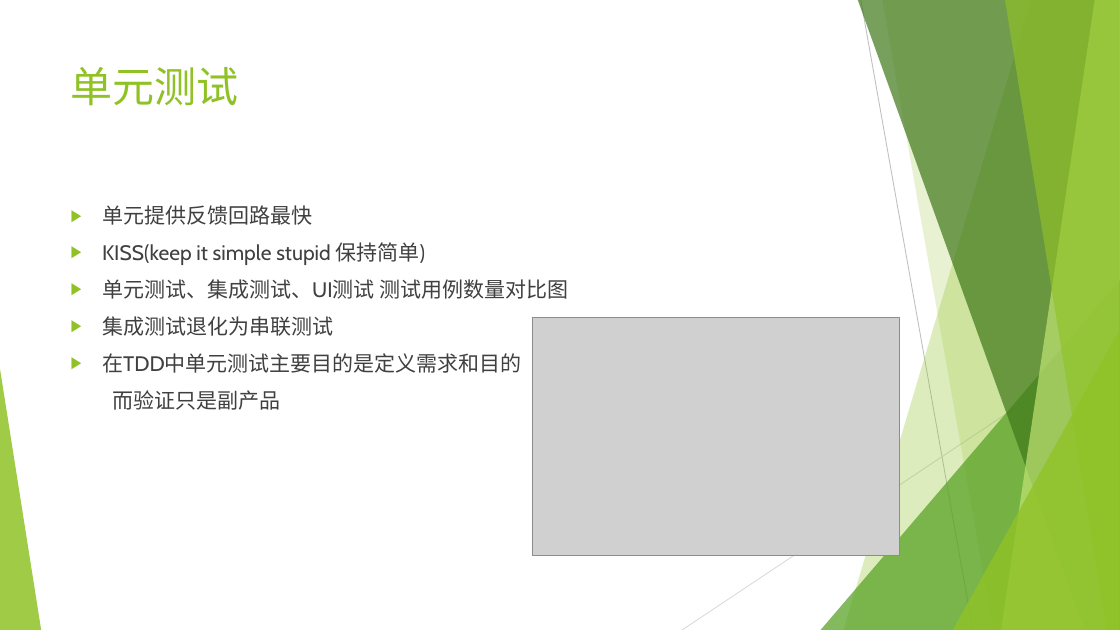
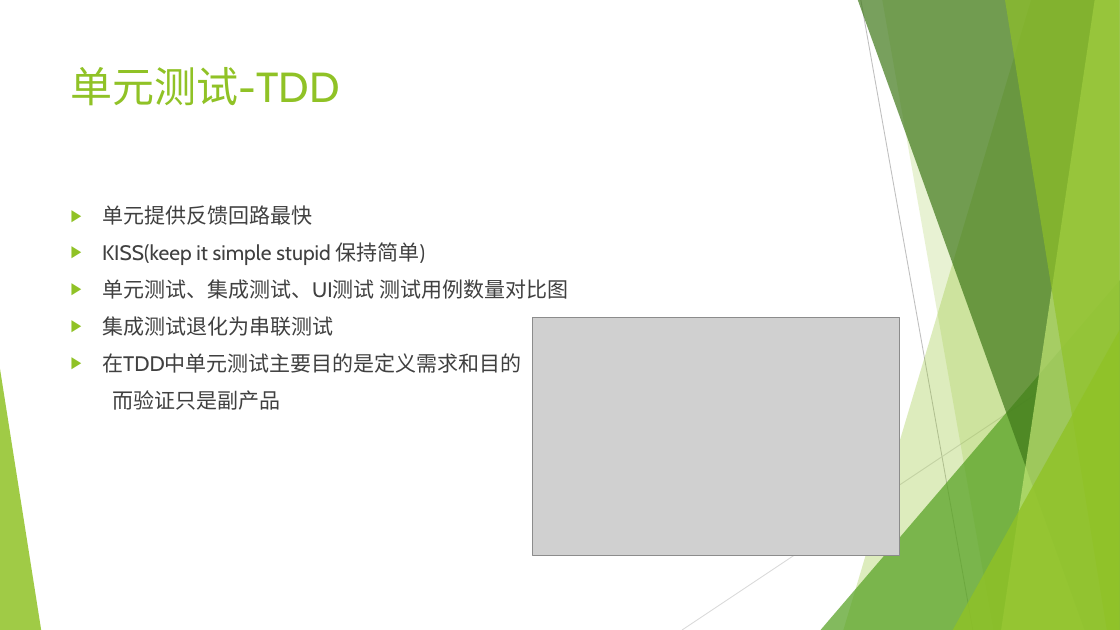
Before and after one commit to dlt-lee/Self_Learning, a slide deck: slide 9 of Test-Drive Java.pptx. Drawn at 1120x630 pixels with LibreOffice and Linux fonts; fonts in the diff are those of the drawing; grey boxes stand for pictures. Boxes give left, top, right and bottom in pixels: in the first picture for what was removed or moved away, otherwise in the second. Text is boxed around its words. In the diff, an @@ line names an element or a change of style, - is before the commit and + after.

```diff
--- a/Test-Drive Java.pptx
+++ b/Test-Drive Java.pptx
@@ title at [71,67,340,106]: text changed @@
-单元测试
+单元测试-TDD
```
Also in this commit, not shown: 3 slides added, 1 slide removed.
